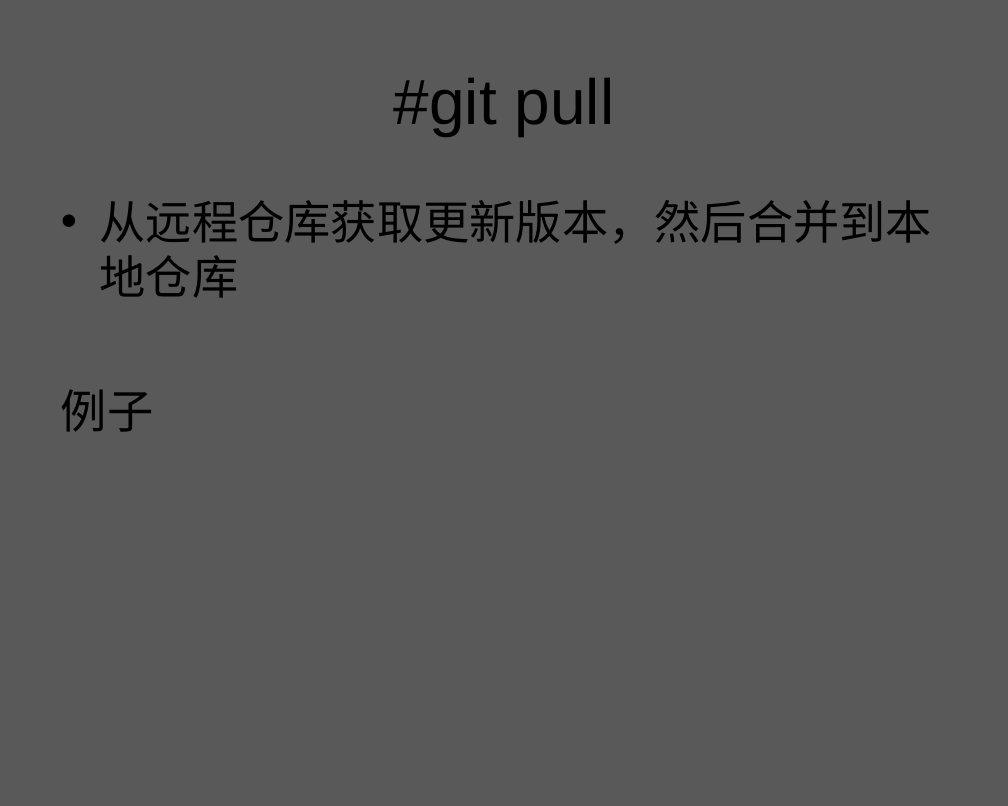
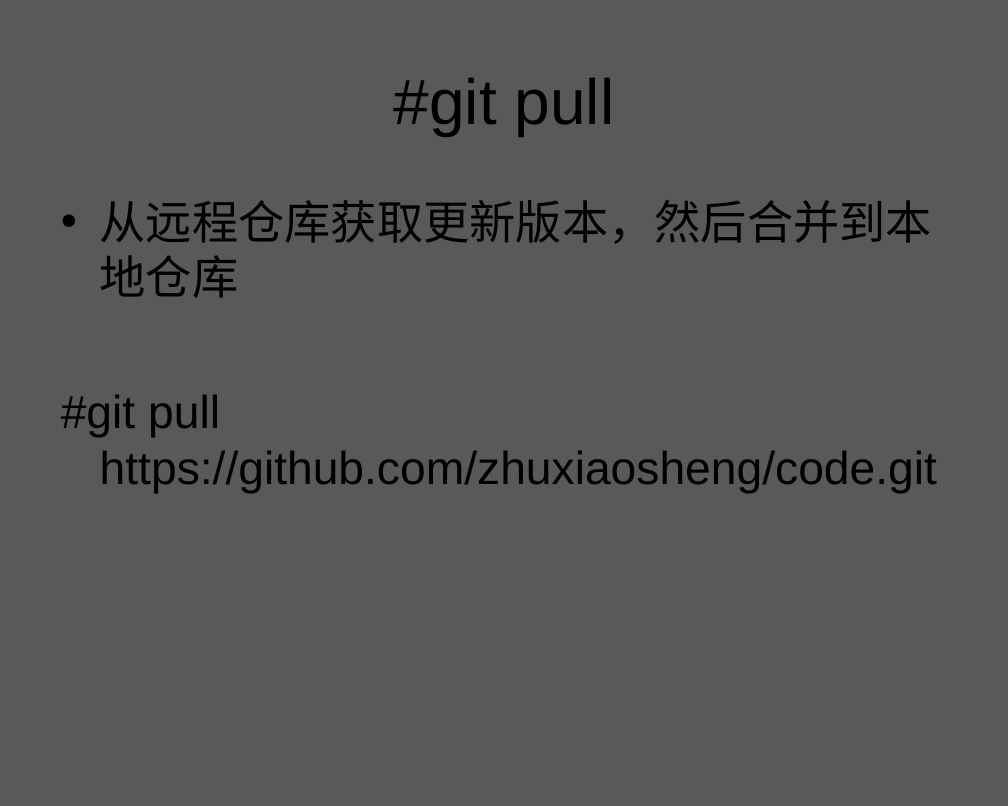
Before and after one commit to zhuxiaosheng/code, a slide deck: slide 67 of git.ppt. Drawn at 1008x806 pixels with LibreOffice and Linux fonts; fonts in the diff are those of the drawing; background and template pictures are left out. Boxes give left, top, right and bottom in pixels: in the first picture for what was removed or moved away, otherwise in the second. Text is boxed around its words. In the diff, an @@ line names an element or a change of style, - is before the commit and + after.

Commit message:
dev

```diff
--- a/git.ppt
+++ b/git.ppt
@@ text at <box>61,394,937,493</box>: text changed @@
-例子
+#git pull https://github.com/zhuxiaosheng/code.git
```
Also in this commit, not shown: 1 slide added.
